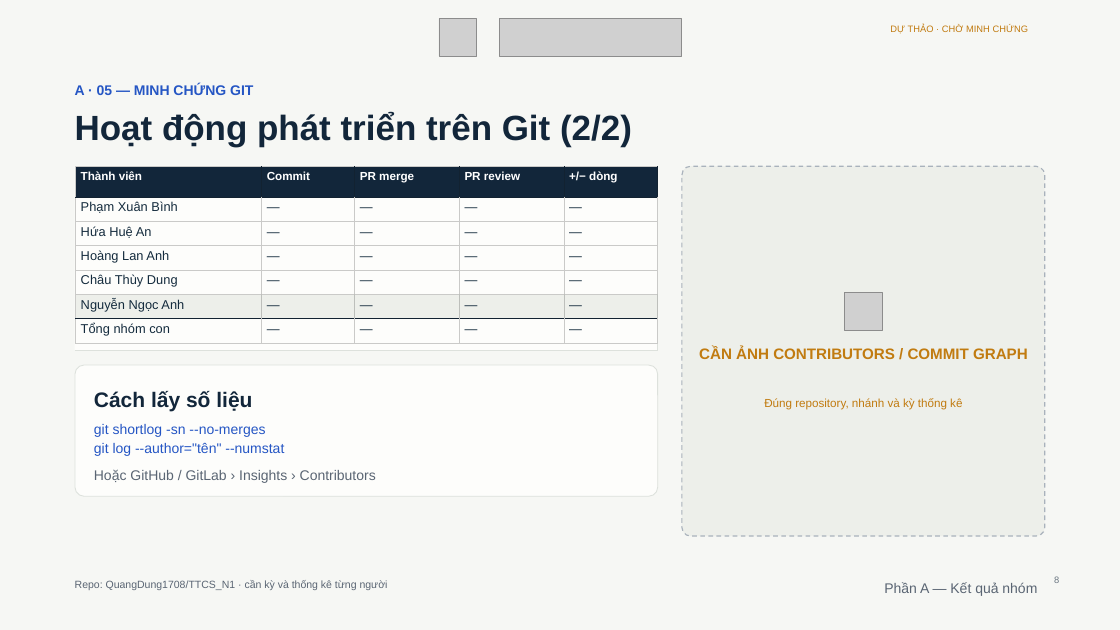
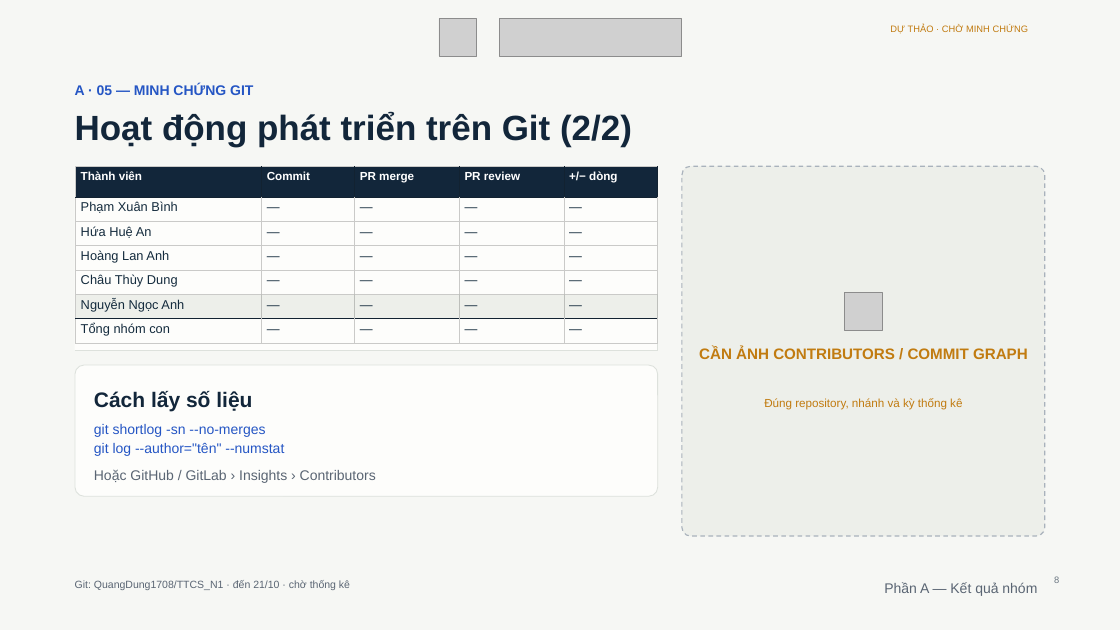
Before and after one commit to QuangDung1708/TTCS_N1, a slide deck: slide 8 of theo-template/Enterprise_CRM_Theo_Template_Du_thao.pptx. Drawn at 1120x630 pixels with LibreOffice and Linux fonts; fonts in the diff are those of the drawing; grey boxes stand for pictures. Boxes give left, top, right and bottom in pixels: in the first picture for what was removed or moved away, otherwise in the second. Text is boxed around its words. In the diff, an @@ line names an element or a change of style, - is before the commit and + after.

Commit message:
Cap nhat thong tin TTCS_N1 mentor lich Sprint 1-4 va lien ket Jira da xac nhan

```diff
--- a/theo-template/Enterprise_CRM_Theo_Template_Du_thao.pptx
+++ b/theo-template/Enterprise_CRM_Theo_Template_Du_thao.pptx
@@ text at (75,580,350,590): text changed @@
-Repo: QuangDung1708/TTCS_N1 · cần kỳ và thống kê từng người
+Git: QuangDung1708/TTCS_N1 · đến 21/10 · chờ thống kê
```
Also in this commit, not shown: 23 other slides changed, 7 other files.
